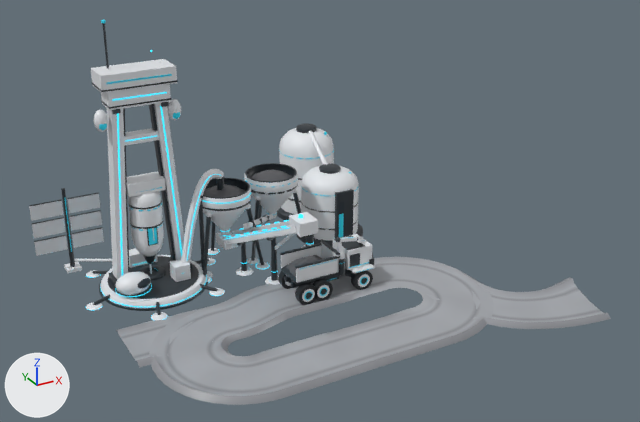
The glTF model art/3d/buildings/mine/mine_game.glb, before and after one commit.
The view is the same before and after, from a 50 mm camera at (-26.8, -60.5, 35.0) aimed at (4.3, -4.0, 6.7). The axes (+X, +Y, +Z) are drawn at lower left. The lights are the same throughout. The older version comes first. Where no turn or scale is listed for an object, it has been applied to the vertices. Vertices at exactly the same position are counted once.

The older version as bpy lines, for what is in view:
```python
me_mesh_1 = bpy.data.meshes.new('Mesh_1')
me_mesh_1.from_pydata(...)  # 5477 vertices, 10179 faces; spans x 0.0..35.9, y -28.2..0.0, z 8.2..25.6
me_mesh_1.materials.append(mat_shm_paint)
me_mesh_10 = bpy.data.meshes.new('Mesh_10')
me_mesh_10.from_pydata(...)  # 3167 vertices, 5847 faces; spans x -3.6..3.7, y -1.91..1.91, z 0.0..4.78
me_mesh_10.materials.append(mat_shm_paint)
me_mesh_6 = bpy.data.meshes.new('Mesh_6')
me_mesh_6.from_pydata(...)  # 773 vertices, 1370 faces; spans x 9.85..17.24, y -12.59..-5.48, z 8.4..15.74
me_mesh_6.materials.append(mat_shm_paint)
ob_mesh_1 = bpy.data.objects.new('Mesh_1', me_mesh_1)
ob_mesh_1.location = (-13.54, 9.04, -8.4)
ob_mesh_10 = bpy.data.objects.new('Mesh_10', me_mesh_10)
ob_mesh_10.location = (4.7, -4.5, 0.0)
ob_mesh_6 = bpy.data.objects.new('Mesh_6', me_mesh_6)
ob_mesh_6.location = (-9.94, 13.4, -8.4)
# also in view: 'Mesh_7' at (-12.1, 7.7, 3.7); 'Mesh_8' at (10.6, 9.1, 4.4); 'Mesh_3' at (-7.5, 3.6, 4.7); 'Mesh_0' at (-5.1, 2.1, 9.6); 'Mesh_4' at (10.0, 4.5, 3.3)
```
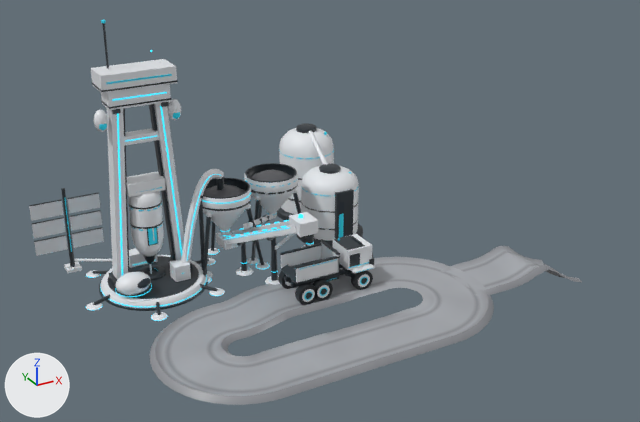
Where the newer file only moved an object's origin or applied its transform, the numbers keep the older frame.

Pixel boxes [x1, y1, x2, y2] of what changed, in the pictures (640 x 422 px; the box of a moved part takes in the faces that stretch with it):
'Mesh_1', reshaped
    before: [86, 84, 611, 405]
    after: [86, 84, 582, 405]
part 1 of me_mesh_1, deleted
    before: [116, 307, 224, 368]
part 2 of me_mesh_1, moved or reshaped
    before: [427, 278, 611, 329]
    after: [441, 246, 582, 297]
part 3 of me_mesh_1, moved or reshaped
    before: [86, 204, 249, 359]
    after: [86, 204, 249, 362]
part 4 of me_mesh_10, deleted
    before: [335, 235, 366, 275]
part 5 of me_mesh_10, moved or reshaped
    before: [278, 255, 337, 305]
    after: [278, 259, 337, 305]

Patch to the scene script:
```diff
--- a/art/3d/buildings/mine/mine_game.glb.py
+++ b/art/3d/buildings/mine/mine_game.glb.py
@@ me_mesh_1 @@
 # used by ob_mesh_1; location = (-13.54, 9.04, -8.4)
-me_mesh_1.from_pydata(...)  # 5477 vertices, 10179 faces; spans x 0.0..35.9, y -28.2..0.0, z 8.2..25.6
+me_mesh_1.from_pydata(...)  # 5449 vertices, 10173 faces; spans x 0.0..39.5, y -25.3..0.0, z 6.4..25.6
+# me_mesh_1 part 1: the loose piece of 117 vertices spanning x 1.0..8.5, y -17.3..-11.7, z 8.3..8.7 is deleted
+# me_mesh_1 part 2: 18 vertices moved from x 26.7..29.8, y -23.8..-16.1, z 8.3..8.7 to x 26.7..29.8, y -23.8..-16.1, z 8.3..8.6; 219 vertices removed from x 24.2..35.9, y -28.2..-17.9, z 8.2..9.2; 167 vertices added at x 27.0..39.5, y -20.8..-15.2, z 6.4..9.4
+# me_mesh_1 part 3: 34 vertices moved within x 1.5..11.5, y -17.0..0.0, z 8.4..10.4; 25 vertices removed from x 1.9..11.9, y -9.0..-0.9, z 8.3..10.7; 67 vertices added at x 0.4..11.9, y -12.1..0.0, z 8.4..10.8
+# other edits to the shape of me_mesh_1 do not show in these pictures
 me_mesh_1.materials.append(mat_shm_paint)
@@ me_mesh_10 @@
 # used by ob_mesh_10; location = (4.7, -4.5, 0.0)
-me_mesh_10.from_pydata(...)  # 3167 vertices, 5847 faces; spans x -3.6..3.7, y -1.91..1.91, z 0.0..4.78
+me_mesh_10.from_pydata(...)  # 3189 vertices, 5910 faces; spans x -3.6..3.7, y -1.91..1.9, z 0.0..3.8
+# me_mesh_10 part 4: 17 loose pieces with 501 vertices, spanning x 0.26..2.85, y -1.43..1.2, z 1.55..4.78, are deleted
+# me_mesh_10 part 5: 45 vertices moved from x -2.94..0.07, y -1.82..1.82, z 0.22..1.82 to x -2.98..0.07, y -1.83..1.82, z 0.19..1.81; 491 vertices removed from x -3.55..0.18, y -1.82..1.82, z 0.0..3.16; 915 vertices added at x -3.55..0.12, y -1.83..1.82, z 0.0..3.17
+# other edits to the shape of me_mesh_10 do not show in these pictures
 me_mesh_10.materials.append(mat_shm_paint)
```
